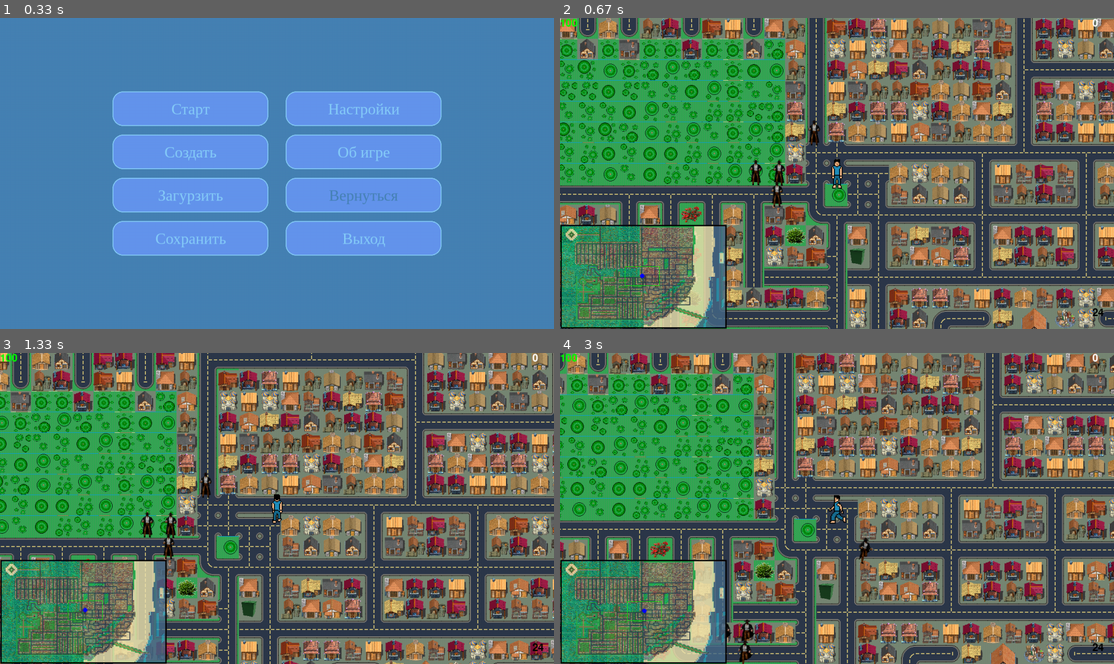
Above: before the commit, frames 1-4 (two rows, left to right).
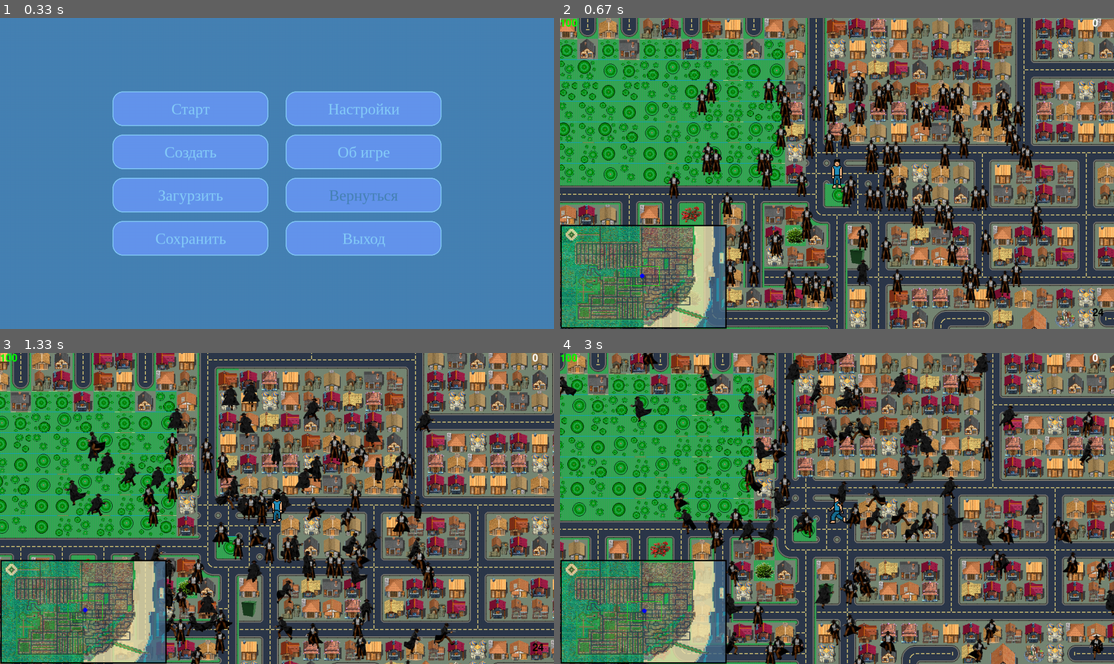
Above: after the commit, the same moments.

Repository: Sergey74ua/ChildrenTraining
Game: pygame game, started from Python/RATORI/RATORI.py
Two runs of this game, one before a commit and one after it. Both use one fixed random seed, a clock stepped at 60 frames per second and the inputs below.
Inputs (mouse positions are in pixels of both pictures, inside the frame that each line leads up to):
- Up to frame 1 (0.33 s): no input
- Up to frame 2 (0.67 s): press the mouse at (748, 108) at 0.37 s; move the mouse to (803, 185) at 0.47 s; release the mouse at (853, 263) at 0.6 s
- Up to frame 3 (1.33 s): hold Right 0.67-1.13 s; move the mouse to (232, 496) at 0.7 s; hold Up from 1.17 s (still down)
- Up to frame 4 (3 s): release Up at 1.47 s; hold Right 1.5-1.97 s; hold Left 2-2.53 s; hold Down 2.57-2.87 s; hold Left from 2.9 s (still down)

Frame 1 is identical in both runs. In frame 2, 9.5% of the frame differs, in the area x 19-88%, y 17-92%; in frame 3, 9.9%, in the area x 11-83%, y 9-100%; in frame 4, 9.4%.

Commit message:
array units

Diff:
--- a/Python/RATORI/modules/Game.py
+++ b/Python/RATORI/modules/Game.py
@@ -1,7 +1,7 @@
 import pygame as pg
 from modules.ground.Ground import Ground
 from modules.unit.Hero import Hero
-from modules.unit.Gangster import Gangster
+from modules.unit.Units import Units
 from modules.interface.Interface import Interface
 
 
@@ -12,11 +12,8 @@
         self.game_state = True
         self.size = size
         self.speed = speed
-        self.ground = Ground(size)
-        self.gangster = Gangster()
-        self.gangster2 = Gangster()
-        self.gangster3 = Gangster()
-        self.gangster4 = Gangster()
+        self.ground = Ground(self.size)
+        self.units = Units(self.size, 100)
         self.hero = Hero()
         self.interface = Interface(size)
         self.hero.rect.center = self.position(size)
@@ -61,10 +58,7 @@
                 print("Нажата кнопка № ", e.button, " в позиции ", pos)
         """
         self.ground.update(self.size, self.turn, self.speed)
-        self.gangster.update(self.turn, self.speed)
-        self.gangster2.update(self.turn, self.speed)
-        self.gangster3.update(self.turn, self.speed)
-        self.gangster4.update(self.turn, self.speed)
+        self.units.update(self.turn, self.speed)
         self.hero.update(self.turn, self.speed)
         self.interface.update((self.ground.point_x, self.ground.point_y), self.size)
 
@@ -72,10 +66,7 @@
         """ Отрисовка игры """
         g.fill('Grey')
         self.ground.draw(g)
-        self.gangster.draw(g)
-        self.gangster2.draw(g)
-        self.gangster3.draw(g)
-        self.gangster4.draw(g)
+        self.units.draw(g)
         self.hero.draw(g)
         self.interface.draw(g)
 
--- a/Python/RATORI/modules/ground/Terrain.py
+++ b/Python/RATORI/modules/ground/Terrain.py
@@ -20,11 +20,10 @@
         """ Заполняем набор тайлов """
         atlas = self._atlas_
         rate = self.rate
-        size = (rate, rate)
         for row in range(atlas.get_height() // rate):
             for col in range(atlas.get_width() // rate):
                 rect = (rate * col, rate * row)
-                image = atlas.subsurface(rect, size)
+                image = atlas.subsurface(rect, (rate, rate))
                 key = str(f'{row:0{2}}') + str(f'{col:0{2}}')
                 self.tile_atlas[key] = image
         return self.tile_atlas
--- a/Python/RATORI/modules/unit/Gangster.py
+++ b/Python/RATORI/modules/unit/Gangster.py
@@ -8,7 +8,7 @@
     _atlas_ = pg.image.load('images/gangster.png')
     _atlas_ = pg.transform.scale(_atlas_, (8 * 80, 9 * 65))
 
-    def __init__(self):
+    def __init__(self, size):
         """ Персонаж противника """
         self.rate_x = 80
         self.rate_y = 65
@@ -18,22 +18,17 @@
         self.col = 0
         self.step = 0
         self.unit_turn = 8
-        self.time_move = 60
-        self.point_x, self.point_y = (randint(400, 600), randint(200, 400))
+        self.time_move = randint(15, 60)
+        self.point_x = randint(size[0]//2-size[0]//3, size[0]//2+size[0]//3)
+        self.point_y = randint(size[1]//2-size[1]//3, size[1]//2+size[1]//3)
         self.image = self.tile_atlas[self.row][self.col]
         self.rect = pg.Rect(self.point_x, self.point_y, self.rate_x, self.rate_y)
         self.scroll = 4
         self.scroll_d = round(self.scroll / 1.4)
-        self.unit_speed = 3
-        self.unit_speed_d = 2
 
     def update(self, turn, speed):
         """ Обновление персонажа """
         self.rect.x, self.rect.y = self.pos_unit(turn)
-        if self.time_move < 1:
-            self.unit_turn = self.rand_move()
-        self.time_move -= 1
-
         if self.unit_turn == 8:
             self.image = self.tile_atlas[6][0]
         else:
@@ -59,11 +54,11 @@
 
     def filling(self):
         """ Заполняем набор тайлов """
+        size = self.rate_x, self.rate_y
         for row in range(9):
             self.tile_atlas.append([])
             for col in range(8):
                 rect = (self.rate_x * col, self.rate_y * row)
-                size = self.rate_x, self.rate_y
                 image = self._atlas_.subsurface(rect, size)
                 self.tile_atlas[row].append(image)
         return self.tile_atlas
@@ -90,34 +85,4 @@
             self.point_x += self.scroll
         elif turn == 'up':
             self.point_y += self.scroll
-
-        # Движение юнита
-        if self.unit_turn == 1:
-            self.point_x += self.unit_speed_d
-            self.point_y += self.unit_speed_d
-        elif self.unit_turn == 7:
-            self.point_x -= self.unit_speed_d
-            self.point_y += self.unit_speed_d
-        elif self.unit_turn == 5:
-            self.point_x -= self.unit_speed_d
-            self.point_y -= self.unit_speed_d
-        elif self.unit_turn == 3:
-            self.point_x += self.unit_speed_d
-            self.point_y -= self.unit_speed_d
-        elif self.unit_turn == 2:
-            self.point_x += self.unit_speed
-        elif self.unit_turn == 0:
-            self.point_y += self.unit_speed
-        elif self.unit_turn == 6:
-            self.point_x -= self.unit_speed
-        elif self.unit_turn == 4:
-            self.point_y -= self.unit_speed
-
         return self.point_x, self.point_y
-
-    def rand_move(self):
-        """ Случайное движение юнита """
-        self.time_move = randint(30, 150)
-        self.unit_turn = randint(0, 8)
-
-        return self.unit_turn
--- a/Python/RATORI/modules/unit/Hero.py
+++ b/Python/RATORI/modules/unit/Hero.py
@@ -49,7 +49,6 @@
     def select(self, speed):
         """ Позиция персонажа """
         step = 48*speed/100  # ДОРАБОТАТЬ
-        #print(step)
         if self.step > 32:  # ПОДОГНАТЬ ДЛИНУ ШАГА (16 px *2)
             if self.col > 7:
                 pg.mixer.Sound.play(self.sound)
@@ -63,11 +62,11 @@
 
     def filling(self):
         """ Заполняем набор тайлов """
+        size = self.rate, self.rate
         for row in range(8):
             self.tile_atlas.append([])
             for col in range(9):
                 rect = (self.rate * col, self.rate * row)
-                size = self.rate, self.rate
                 image = self._atlas_.subsurface(rect, size)
                 self.tile_atlas[row].append(image)
         return self.tile_atlas
--- /dev/null
+++ b/Python/RATORI/modules/unit/Units.py
@@ -0,0 +1,57 @@
+import pygame as pg
+from random import randint
+from modules.unit.Gangster import Gangster
+
+
+class Units(object):
+    """ Юниты """
+
+    def __init__(self, size, count):
+        """ Список юнитов """
+        self.list_unit = []
+        self.count = count
+        for i in range(self.count):
+            unit = Gangster(size)
+            self.list_unit.append(unit)
+        self.unit_speed = 3
+        self.unit_speed_d = 2
+
+    def update(self, turn, speed):
+        """ Обновление юнтов """
+        for i in range(self.count):
+            if self.list_unit[i].time_move < 1:
+                self.list_unit[i].time_move = randint(30, 150)
+                self.list_unit[i].unit_turn = randint(0, 8)
+            self.list_unit[i].time_move -= 1
+            self.list_unit[i].update(turn, speed)
+            self.move_unit(self.list_unit[i])
+
+    def draw(self, g):
+        """ Отрисовка юнитов """
+        for i in range(self.count):
+            self.list_unit[i].draw(g)
+
+    def move_unit(self, unit):
+        """ Движение юнита """
+        if unit.unit_turn == 1:
+            unit.point_x += self.unit_speed_d
+            unit.point_y += self.unit_speed_d
+        elif unit.unit_turn == 7:
+            unit.point_x -= self.unit_speed_d
+            unit.point_y += self.unit_speed_d
+        elif unit.unit_turn == 5:
+            unit.point_x -= self.unit_speed_d
+            unit.point_y -= self.unit_speed_d
+        elif unit.unit_turn == 3:
+            unit.point_x += self.unit_speed_d
+            unit.point_y -= self.unit_speed_d
+        elif unit.unit_turn == 2:
+            unit.point_x += self.unit_speed
+        elif unit.unit_turn == 0:
+            unit.point_y += self.unit_speed
+        elif unit.unit_turn == 6:
+            unit.point_x -= self.unit_speed
+        elif unit.unit_turn == 4:
+            unit.point_y -= self.unit_speed
+
+        return unit.point_x, unit.point_y
